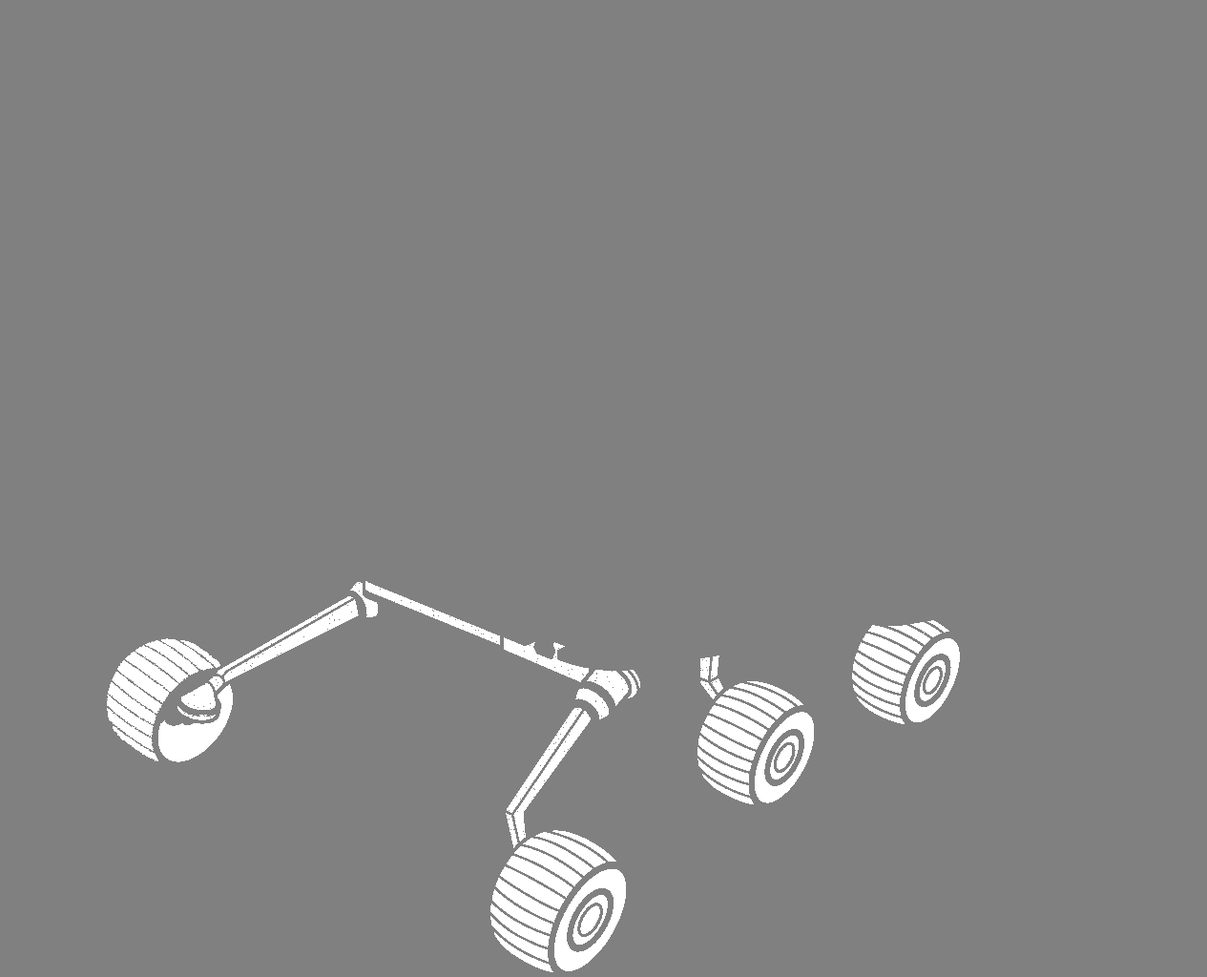
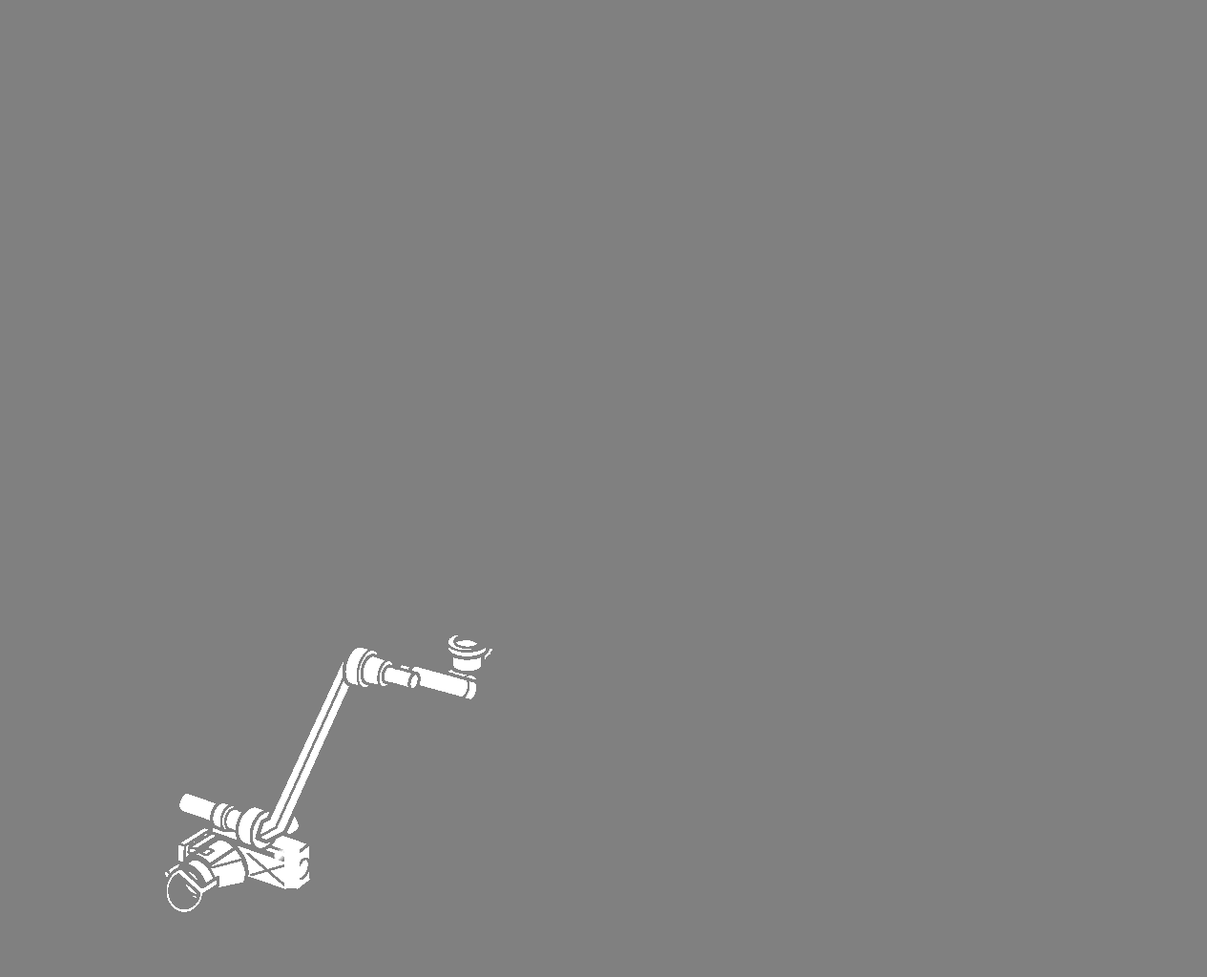
Revision of a layered w=1207, h=977 image; what changed, layer by layer:
hid "Wheels" over [left=106, top=581, right=960, bottom=973]
added layer "Layer 2" above "Base" over [left=165, top=635, right=493, bottom=913]
